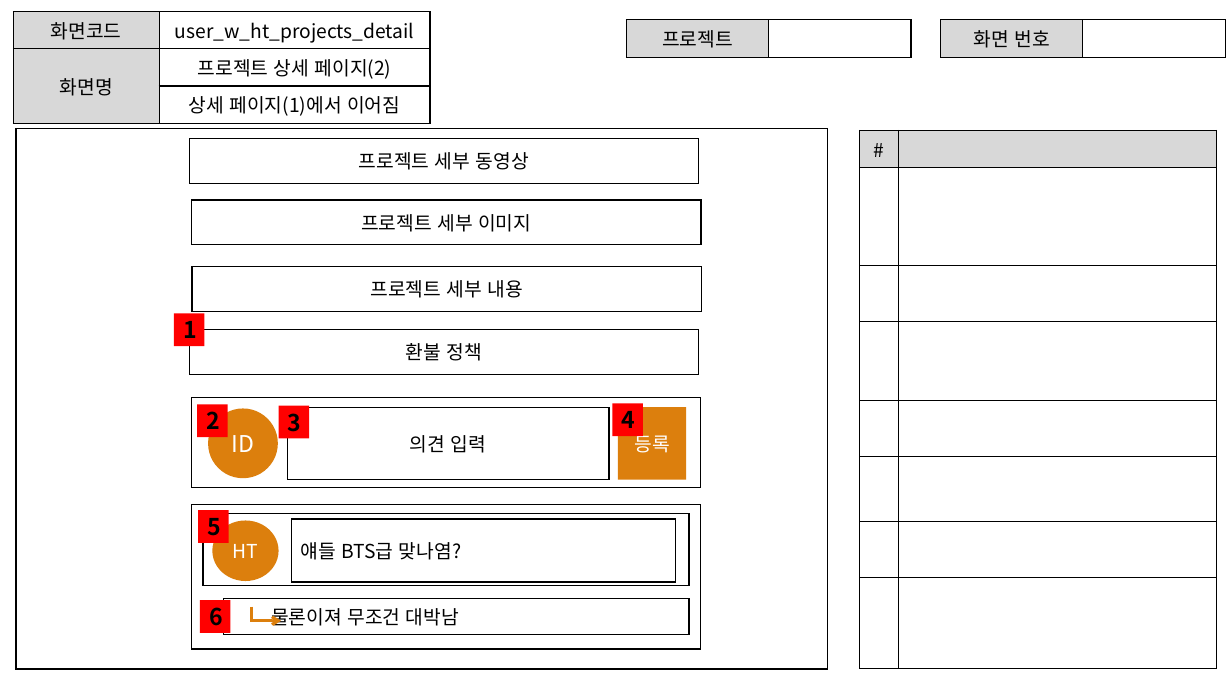
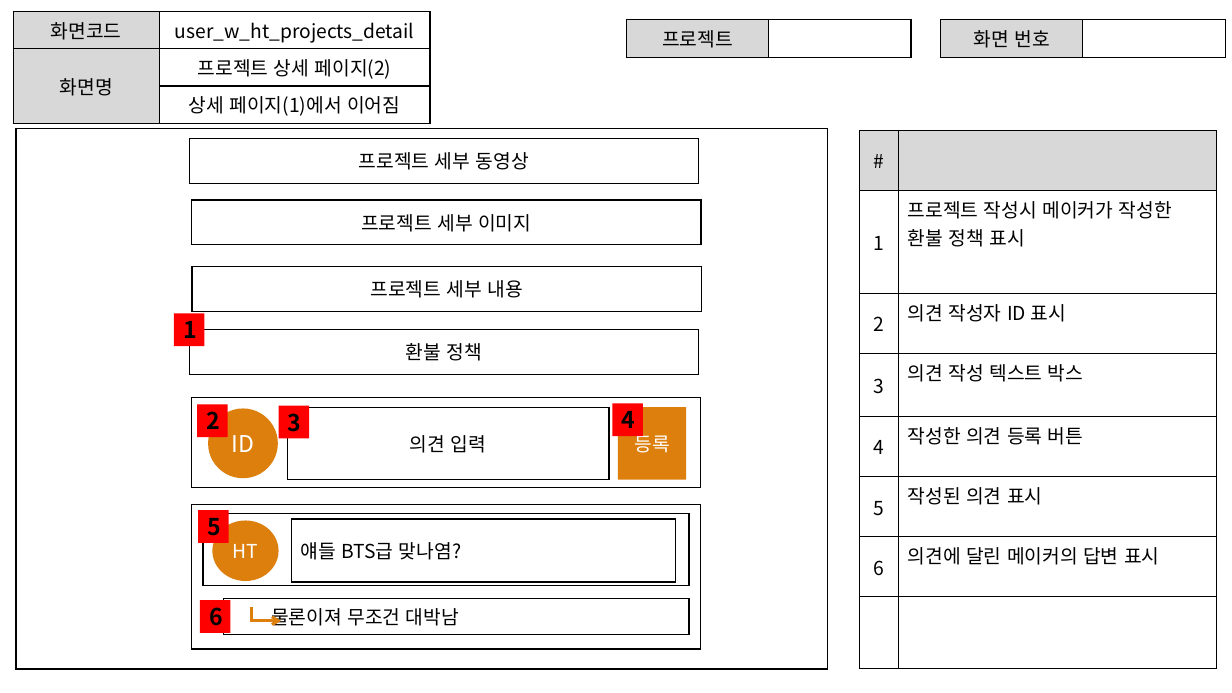
Before and after one commit to ezenteam2/EzenCrowdFunding, a slide deck: slide 9 of project03 화면설계서/project03 - 화면 설계서 - 현태.pptx (slide 7 before the commit). Drawn at 1232x693 pixels with LibreOffice and Linux fonts; fonts in the diff are those of the drawing. Boxes give left, top, right and bottom in pixels: in the first picture for what was removed or moved away, otherwise in the second. Text is boxed around its words. In the diff, an @@ line names an element or a change of style, - is before the commit and + after.

```diff
--- a/project03 화면설계서/project03 - 화면 설계서 - 현태.pptx
+++ b/project03 화면설계서/project03 - 화면 설계서 - 현태.pptx
@@ table at (x1=860, y1=130, x2=1217, y2=669) @@
+row 2: 1 | 프로젝트 작성시 메이커가 작성한 환불 정책 표시
+row 3: 2 | 의견 작성자 ID 표시
+row 4: 3 | 의견 작성 텍스트 박스
+row 5: 4 | 작성한 의견 등록 버튼
+row 6: 5 | 작성된 의견 표시
+row 7: 6 | 의견에 달린 메이커의 답변 표시
-row 3:  | 
-row 4:  | 
-row 5:  | 
-row 6:  | 
-row 7:  | 
-row 8:  | 
```
Also in this commit, not shown: 11 other slides changed, 1 slide added, 4 slides removed, 1 other file.
